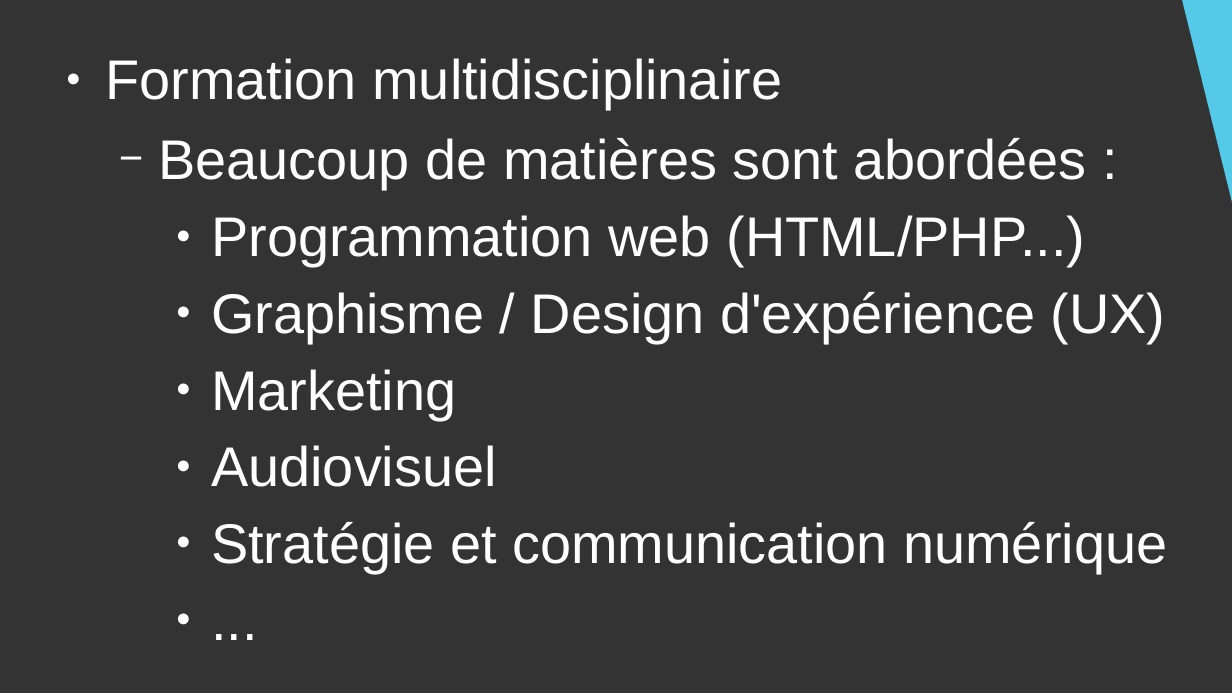
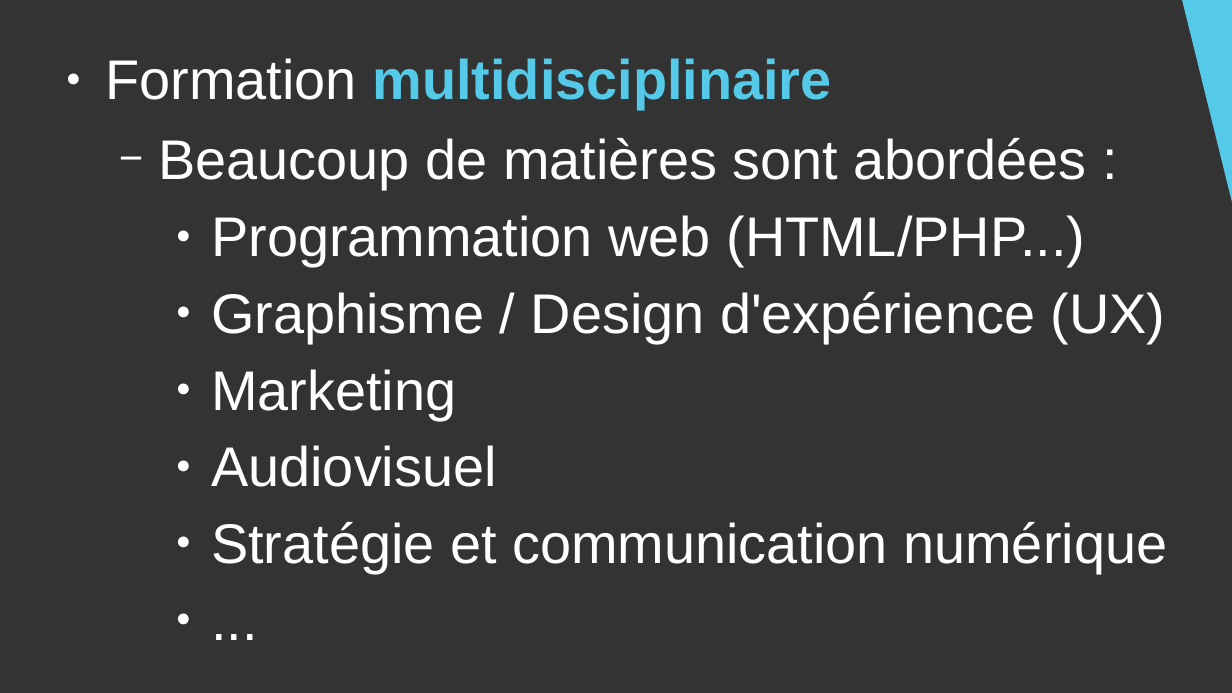
Before and after one commit to DanYellow/cours, a slide deck: slide 9 of presentation-formation-mmi/presentation.odp. Drawn at 1232x693 pixels with LibreOffice and Linux fonts; fonts in the diff are those of the drawing. Boxes give left, top, right and bottom in pixels: in the first picture for what was removed or moved away, otherwise in the second. Text is boxed around its words. In the diff, an @@ line names an element or a change of style, - is before the commit and + after.

```diff
--- a/presentation-formation-mmi/presentation.odp
+++ b/presentation-formation-mmi/presentation.odp
@@ text at (106,58,832,109): text colour #FFFFFF to #54C9E8, bold on in "multidisciplinaire" @@
```
Also in this commit, not shown: 6 other slides changed, 10 other files.
